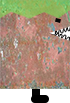
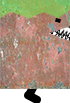
Comparing the layer stacks of the two (70, 103) images. Changes:
renamed "Calque 1" to "texture-metal-rouille-a", moved it above "Rectangle arrondi 1", painted on it over <box>27,21,70,89</box>
renamed "texture-metal-rouille-a" to "Rectangle arrondi 1", painted on it, masked it over <box>24,21,70,103</box>
removed layer "Rectangle arrondi 1" over <box>31,95,49,103</box>
painted on "Rectangle 3" over <box>26,88,40,97</box>
renamed "Rectangle 1" to "Calque 1", painted on it, unmasked it over <box>49,21,70,37</box>
